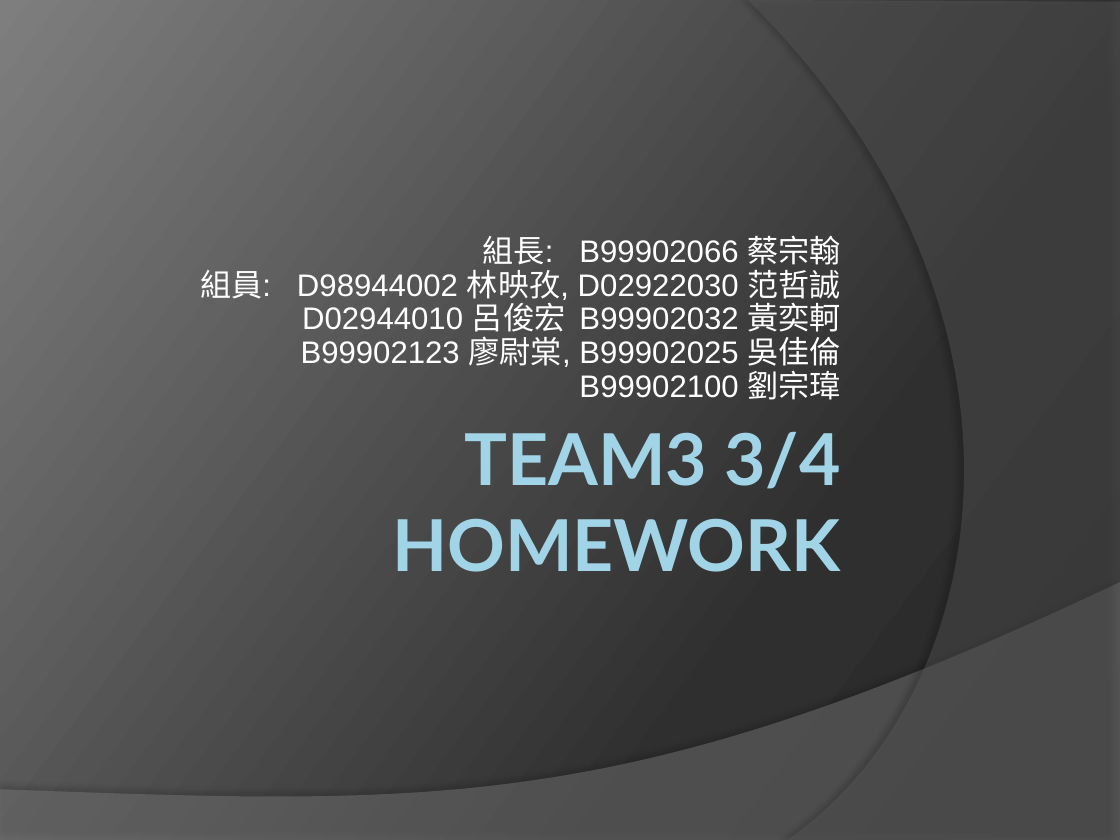
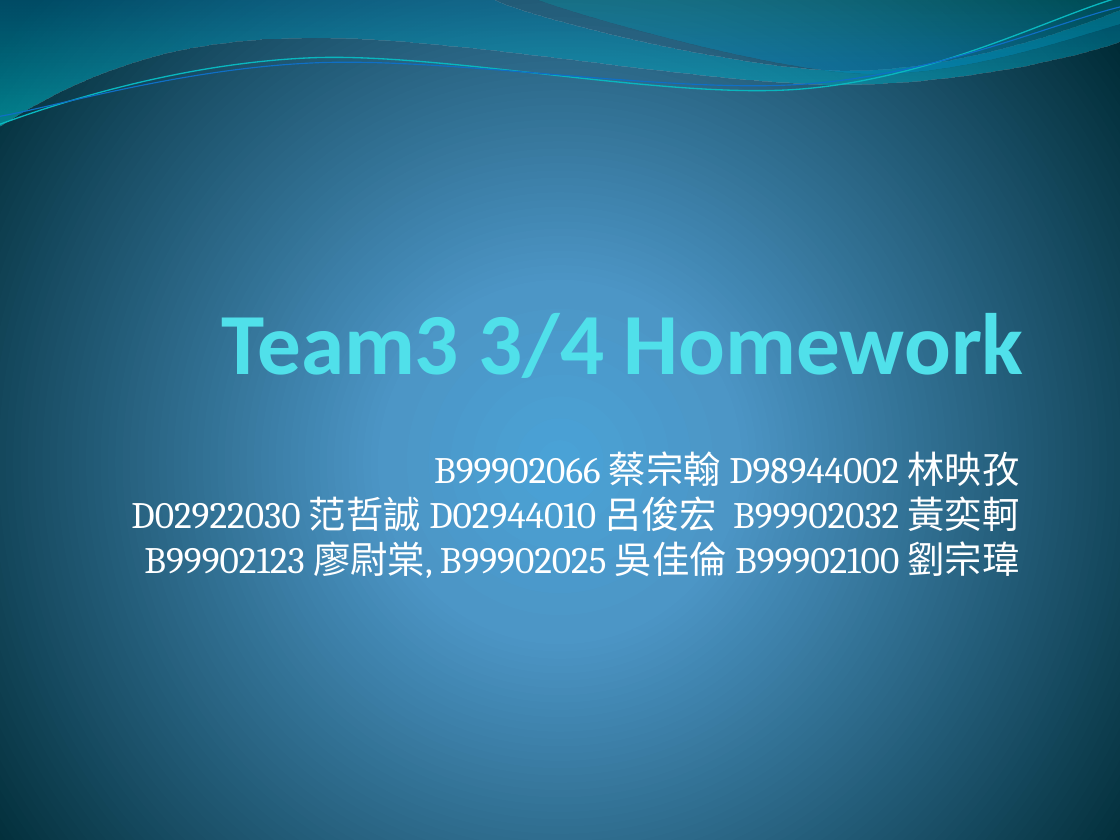
Before and after one commit to 2014-sed-team3/term-project, a slide deck: slide 1 of hw/hw304.pptx. Drawn at 1120x840 pixels with LibreOffice and Linux fonts; fonts in the diff are those of the drawing. Boxes give left, top, right and bottom in pixels: in the first picture for what was removed or moved away, otherwise in the second. Text is boxed around its words. In the diff, an @@ line names an element or a change of style, - is before the commit and + after.

```diff
--- a/hw/hw304.pptx
+++ b/hw/hw304.pptx
@@ background gradient #282828 to #2F2F2F to #7E7E7E to gradient #4AA0D6 to #4C98C7 to #002C38 @@
@@ freeform shape added at (x1=0, y1=0, x2=1120, y2=127), fill gradient #0074A1 to #00C6CF @@
@@ freeform shape added at (x1=0, y1=0, x2=1120, y2=131), outline #0AB8BF 0.85 pt @@
@@ freeform shape added at (x1=0, y1=7, x2=1120, y2=125), outline #0F6FC6 0.75 pt @@
@@ freeform shape added at (x1=536, y1=0, x2=1120, y2=77), fill gradient #00A1A9 to #008BBF @@
@@ freeform shape removed at (x1=748, y1=0, x2=1120, y2=840) @@
@@ title "Team3 3/4 Homework" at (x1=222, y1=302, x2=1024, y2=395): vertical alignment top to bottom @@
@@ title at (x1=222, y1=302, x2=1024, y2=395): text changed; size 46 to 56 pt; font Lato to Calibri; text colour gradient #A1D4E7 to #58808D to #51E0EA @@
-TEAM3 3/4 HOMEWORK
+Team3 3/4 Homework
@@ subtitle "B99902066 蔡宗翰 D98944002 林映孜" at (x1=131, y1=451, x2=1020, y2=578): vertical alignment bottom to top @@
@@ subtitle at (x1=131, y1=451, x2=1020, y2=578): text changed; size 20 to 24.1 pt; font Arial to Cambria @@
-組長: B99902066 蔡宗翰
-組員: D98944002 林映孜, D02922030 范哲誠 D02944010 呂俊宏 B99902032 黃奕軻
-B99902123 廖尉棠, B99902025 吳佳倫
-B99902100 劉宗瑋
+B99902066 蔡宗翰 D98944002 林映孜
+D02922030 范哲誠 D02944010 呂俊宏 B99902032 黃奕軻
+B99902123 廖尉棠, B99902025 吳佳倫 B99902100 劉宗瑋
@@ freeform shape removed at (x1=0, y1=582, x2=1120, y2=840) @@
```
Also in this commit, not shown: 4 other slides changed, 3 other files.
